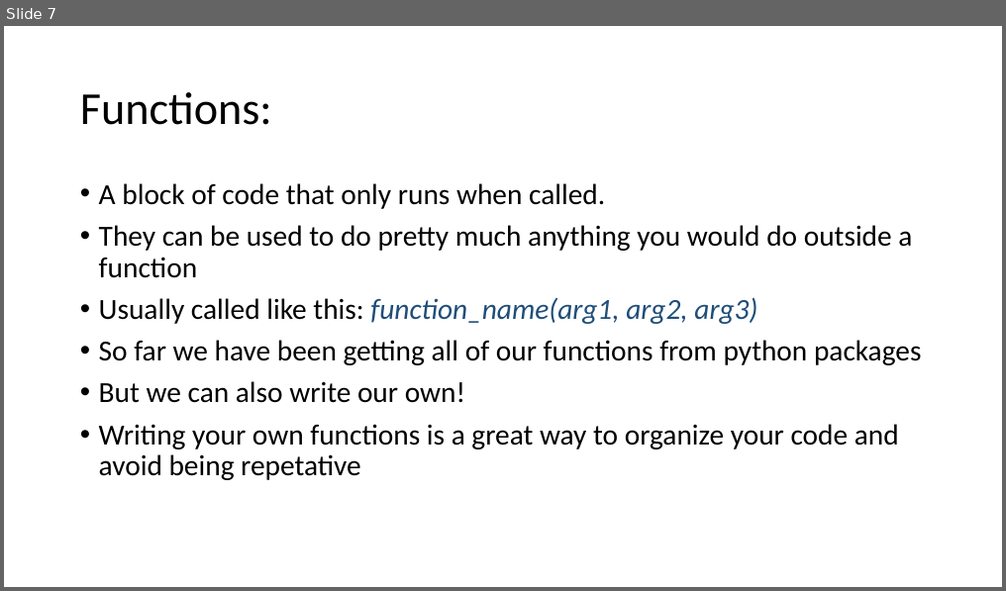
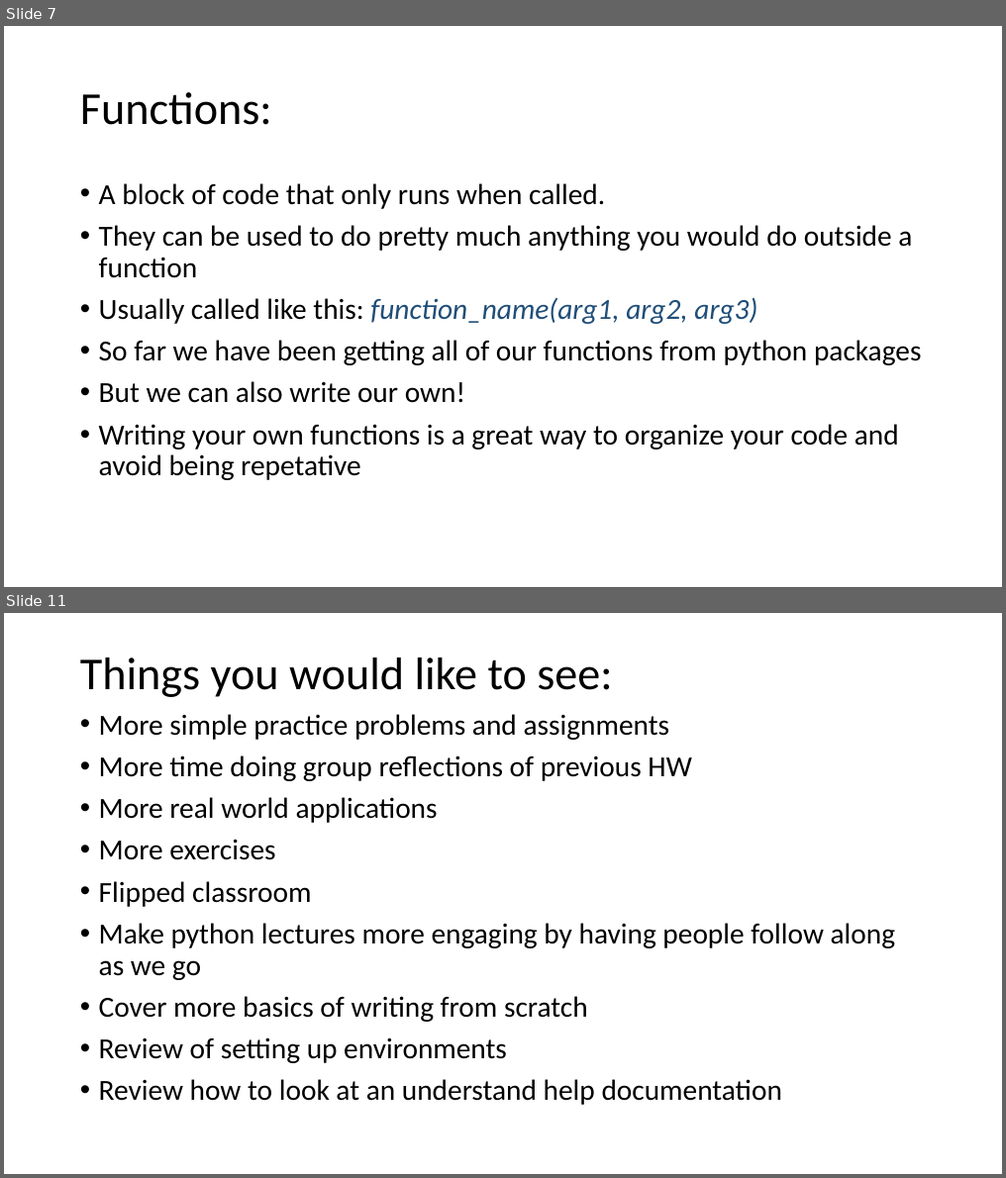
Before and after one commit to HAS-Tools-2023/Course-Materials23, a slide deck: Class_Notes/Week9_FunctionsFormatting.pptx. Shown one above the other, each under a label of ours: slide 7 before the commit, slides 7 and 11 after it; the slides between them are not shown. The pictures are 1006x591 and 1006x1178 pixels, drawn with LibreOffice and Linux fonts; fonts in the diff are those of the drawing. Boxes give left, top, right and bottom in pixels: in the first picture for what was removed or moved away, otherwise in the second. Text is boxed around its words. In the diff, an @@ line names an element or a change of style, - is before the commit and + after.

```diff
--- a/Class_Notes/Week9_FunctionsFormatting.pptx
+++ b/Class_Notes/Week9_FunctionsFormatting.pptx
@@ slide 11 added at <box>4,613,1002,1174</box>, background #FFFFFF @@
@@ title added at <box>80,658,612,697</box>, 44 pt, text #000000 @@
+Things you would like to see:
@@ text added at <box>99,714,896,1105</box>, 28 pt, text #000000 @@
+• More simple practice problems and assignments
+• More time doing group reflections of previous HW
+• More real world applications
+• More exercises
+• Flipped classroom
+• Make python lectures more engaging by having people follow along as we go
+• Cover more basics of writing from scratch
+• Review of setting up environments
+• Review how to look at an understand help documentation
```
Also in this commit, not shown: 4 slides changed, 11 other slides added, 4 other files.
